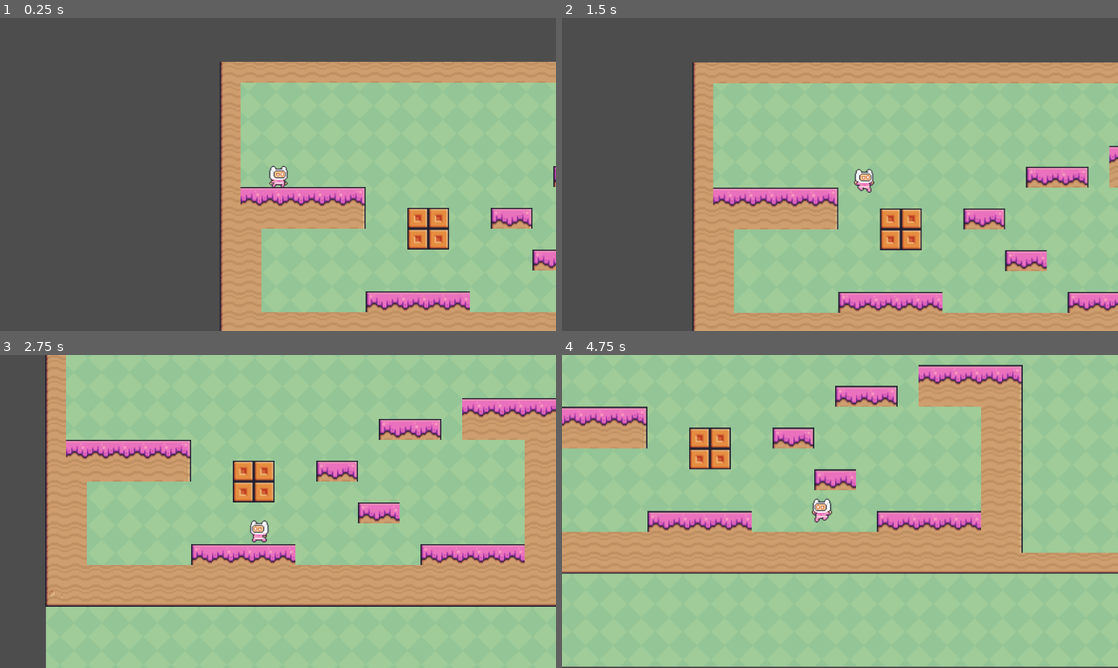
Above: before the commit, frames 1-4 (two rows, left to right).
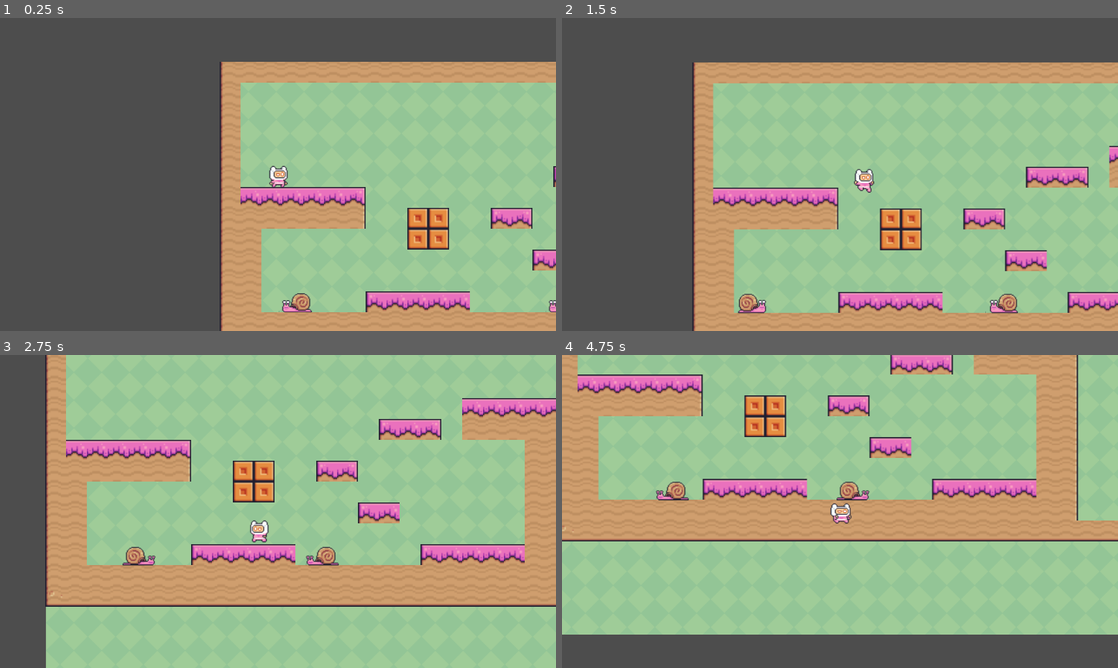
Above: after the commit, the same moments.

Repository: yi2003/platformer
Game: Godot game, scene res://scenes/level_root.tscn
Two runs of this game, one before a commit and one after it. Both use one fixed random seed, a clock stepped at 60 frames per second and the inputs below.
Inputs:
- Up to frame 1 (0.25 s): no input
- Up to frame 2 (1.5 s): hold D (move_right) from 0.53 s (still down); tap Space (jump) at 0.77 s
- Up to frame 3 (2.75 s): tap Space (jump) at 1.52 s; release D (move_right) at 2.03 s; hold A (move_left) from 2.03 s (still down)
- Up to frame 4 (4.75 s): release A (move_left) at 2.78 s; hold D (move_right) 2.78-4.28 s; tap Space (jump) at 3.02, 3.77, 4.52 s; hold A (move_left) from 4.28 s (still down)

The runs differ from the first frame. In frame 1, 0.3% of the frame differs, in the area x 50-100%, y 87-94%; in frame 2, 0.5%; in frame 3, 0.5%; in frame 4, 52%, in the area x 0-100%, y 0-100%.

Commit message:
Add snail enemy with patrol AI and stomp mechanic
- Snail patrols left/right, flips at walls with cooldown
- StompArea on top: player landing on snail kills it, bounces player
- BodyArea: side contact kills player, shell state can be kicked
- Animations: idle, walk, hit, shell_idle, shell_top_hit, shell_wall_hit
- Prevents wall climbing via velocity clamp
- Sprite facing corrected for left-facing source art

Co-Authored-By: Claude Opus 4.7 <noreply@anthropic.com>

Diff:
--- /dev/null
+++ b/assets/snail_sprite_frames.tres
@@ -0,0 +1,356 @@
+[gd_resource type="SpriteFrames" format=3 uid="uid://dr2tsyskxg3jp"]
+
+[ext_resource type="Texture2D" uid="uid://dap537fy6bi8x" path="res://assets/images/Snail/Idle (38x24).png" id="1"]
+[ext_resource type="Texture2D" uid="uid://b0dma1jjo3cel" path="res://assets/images/Snail/Walk (38x24).png" id="2"]
+[ext_resource type="Texture2D" uid="uid://cb65etdmh68br" path="res://assets/images/Snail/Hit (38x24).png" id="3"]
+[ext_resource type="Texture2D" uid="uid://binhsjthssnnj" path="res://assets/images/Snail/Shell Idle (38x24).png" id="4"]
+[ext_resource type="Texture2D" uid="uid://bjlmxewjmpoo" path="res://assets/images/Snail/Shell Top Hit (38x24).png" id="5"]
+[ext_resource type="Texture2D" uid="uid://bnv33tkpqv6bn" path="res://assets/images/Snail/Shell Wall Hit (38x24).png" id="6"]
+
+[sub_resource type="AtlasTexture" id="AtlasTexture_req1t"]
+atlas = ExtResource("3")
+region = Rect2(0, 0, 38, 24)
+
+[sub_resource type="AtlasTexture" id="AtlasTexture_itjax"]
+atlas = ExtResource("3")
+region = Rect2(38, 0, 38, 24)
+
+[sub_resource type="AtlasTexture" id="AtlasTexture_wrpay"]
+atlas = ExtResource("3")
+region = Rect2(76, 0, 38, 24)
+
+[sub_resource type="AtlasTexture" id="AtlasTexture_n8poi"]
+atlas = ExtResource("3")
+region = Rect2(114, 0, 38, 24)
+
+[sub_resource type="AtlasTexture" id="AtlasTexture_lj0yx"]
+atlas = ExtResource("3")
+region = Rect2(152, 0, 38, 24)
+
+[sub_resource type="AtlasTexture" id="AtlasTexture_87lh6"]
+atlas = ExtResource("1")
+region = Rect2(0, 0, 38, 24)
+
+[sub_resource type="AtlasTexture" id="AtlasTexture_t8kcx"]
+atlas = ExtResource("1")
+region = Rect2(38, 0, 38, 24)
+
+[sub_resource type="AtlasTexture" id="AtlasTexture_oq6jk"]
+atlas = ExtResource("1")
+region = Rect2(76, 0, 38, 24)
+
+[sub_resource type="AtlasTexture" id="AtlasTexture_tlrmc"]
+atlas = ExtResource("1")
+region = Rect2(114, 0, 38, 24)
+
+[sub_resource type="AtlasTexture" id="AtlasTexture_jbuxk"]
+atlas = ExtResource("1")
+region = Rect2(152, 0, 38, 24)
+
+[sub_resource type="AtlasTexture" id="AtlasTexture_adh35"]
+atlas = ExtResource("1")
+region = Rect2(190, 0, 38, 24)
+
+[sub_resource type="AtlasTexture" id="AtlasTexture_rkiux"]
+atlas = ExtResource("1")
+region = Rect2(228, 0, 38, 24)
+
+[sub_resource type="AtlasTexture" id="AtlasTexture_hdkmi"]
+atlas = ExtResource("1")
+region = Rect2(266, 0, 38, 24)
+
+[sub_resource type="AtlasTexture" id="AtlasTexture_rp715"]
+atlas = ExtResource("1")
+region = Rect2(304, 0, 38, 24)
+
+[sub_resource type="AtlasTexture" id="AtlasTexture_b2ch4"]
+atlas = ExtResource("1")
+region = Rect2(342, 0, 38, 24)
+
+[sub_resource type="AtlasTexture" id="AtlasTexture_4f1tl"]
+atlas = ExtResource("1")
+region = Rect2(380, 0, 38, 24)
+
+[sub_resource type="AtlasTexture" id="AtlasTexture_jr7io"]
+atlas = ExtResource("1")
+region = Rect2(418, 0, 38, 24)
+
+[sub_resource type="AtlasTexture" id="AtlasTexture_47d4l"]
+atlas = ExtResource("1")
+region = Rect2(456, 0, 38, 24)
+
+[sub_resource type="AtlasTexture" id="AtlasTexture_ffrwb"]
+atlas = ExtResource("1")
+region = Rect2(494, 0, 38, 24)
+
+[sub_resource type="AtlasTexture" id="AtlasTexture_23xr8"]
+atlas = ExtResource("1")
+region = Rect2(532, 0, 38, 24)
+
+[sub_resource type="AtlasTexture" id="AtlasTexture_uj2is"]
+atlas = ExtResource("4")
+region = Rect2(0, 0, 38, 24)
+
+[sub_resource type="AtlasTexture" id="AtlasTexture_wet87"]
+atlas = ExtResource("4")
+region = Rect2(38, 0, 38, 24)
+
+[sub_resource type="AtlasTexture" id="AtlasTexture_3q5k7"]
+atlas = ExtResource("4")
+region = Rect2(76, 0, 38, 24)
+
+[sub_resource type="AtlasTexture" id="AtlasTexture_lxtfk"]
+atlas = ExtResource("4")
+region = Rect2(114, 0, 38, 24)
+
+[sub_resource type="AtlasTexture" id="AtlasTexture_0ibcq"]
+atlas = ExtResource("4")
+region = Rect2(152, 0, 38, 24)
+
+[sub_resource type="AtlasTexture" id="AtlasTexture_8ydcx"]
+atlas = ExtResource("4")
+region = Rect2(190, 0, 38, 24)
+
+[sub_resource type="AtlasTexture" id="AtlasTexture_aahn1"]
+atlas = ExtResource("5")
+region = Rect2(0, 0, 38, 24)
+
+[sub_resource type="AtlasTexture" id="AtlasTexture_y4cep"]
+atlas = ExtResource("5")
+region = Rect2(38, 0, 38, 24)
+
+[sub_resource type="AtlasTexture" id="AtlasTexture_wovct"]
+atlas = ExtResource("5")
+region = Rect2(76, 0, 38, 24)
+
+[sub_resource type="AtlasTexture" id="AtlasTexture_olrin"]
+atlas = ExtResource("5")
+region = Rect2(114, 0, 38, 24)
+
+[sub_resource type="AtlasTexture" id="AtlasTexture_dlpfx"]
+atlas = ExtResource("5")
+region = Rect2(152, 0, 38, 24)
+
+[sub_resource type="AtlasTexture" id="AtlasTexture_h5o40"]
+atlas = ExtResource("6")
+region = Rect2(0, 0, 38, 24)
+
+[sub_resource type="AtlasTexture" id="AtlasTexture_nmulb"]
+atlas = ExtResource("6")
+region = Rect2(38, 0, 38, 24)
+
+[sub_resource type="AtlasTexture" id="AtlasTexture_are8g"]
+atlas = ExtResource("6")
+region = Rect2(76, 0, 38, 24)
+
+[sub_resource type="AtlasTexture" id="AtlasTexture_xm6v2"]
+atlas = ExtResource("6")
+region = Rect2(114, 0, 38, 24)
+
+[sub_resource type="AtlasTexture" id="AtlasTexture_gar1i"]
+atlas = ExtResource("2")
+region = Rect2(0, 0, 38, 24)
+
+[sub_resource type="AtlasTexture" id="AtlasTexture_rnvc1"]
+atlas = ExtResource("2")
+region = Rect2(38, 0, 38, 24)
+
+[sub_resource type="AtlasTexture" id="AtlasTexture_ud87l"]
+atlas = ExtResource("2")
+region = Rect2(76, 0, 38, 24)
+
+[sub_resource type="AtlasTexture" id="AtlasTexture_qkpxg"]
+atlas = ExtResource("2")
+region = Rect2(114, 0, 38, 24)
+
+[sub_resource type="AtlasTexture" id="AtlasTexture_mg7lj"]
+atlas = ExtResource("2")
+region = Rect2(152, 0, 38, 24)
+
+[sub_resource type="AtlasTexture" id="AtlasTexture_ihx7a"]
+atlas = ExtResource("2")
+region = Rect2(190, 0, 38, 24)
+
+[sub_resource type="AtlasTexture" id="AtlasTexture_70jmu"]
+atlas = ExtResource("2")
+region = Rect2(228, 0, 38, 24)
+
+[sub_resource type="AtlasTexture" id="AtlasTexture_hag67"]
+atlas = ExtResource("2")
+region = Rect2(266, 0, 38, 24)
+
+[sub_resource type="AtlasTexture" id="AtlasTexture_8vbqa"]
+atlas = ExtResource("2")
+region = Rect2(304, 0, 38, 24)
+
+[sub_resource type="AtlasTexture" id="AtlasTexture_oisse"]
+atlas = ExtResource("2")
+region = Rect2(342, 0, 38, 24)
+
+[resource]
+animations = [{
+"frames": [{
+"duration": 1.0,
+"texture": SubResource("AtlasTexture_req1t")
+}, {
+"duration": 1.0,
+"texture": SubResource("AtlasTexture_itjax")
+}, {
+"duration": 1.0,
+"texture": SubResource("AtlasTexture_wrpay")
+}, {
+"duration": 1.0,
+"texture": SubResource("AtlasTexture_n8poi")
+}, {
+"duration": 1.0,
+"texture": SubResource("AtlasTexture_lj0yx")
+}],
+"loop": false,
+"name": &"hit",
+"speed": 5.0
+}, {
+"frames": [{
+"duration": 1.0,
+"texture": SubResource("AtlasTexture_87lh6")
+}, {
+"duration": 1.0,
+"texture": SubResource("AtlasTexture_t8kcx")
+}, {
+"duration": 1.0,
+"texture": SubResource("AtlasTexture_oq6jk")
+}, {
+"duration": 1.0,
+"texture": SubResource("AtlasTexture_tlrmc")
+}, {
+"duration": 1.0,
+"texture": SubResource("AtlasTexture_jbuxk")
+}, {
+"duration": 1.0,
+"texture": SubResource("AtlasTexture_adh35")
+}, {
+"duration": 1.0,
+"texture": SubResource("AtlasTexture_rkiux")
+}, {
+"duration": 1.0,
+"texture": SubResource("AtlasTexture_hdkmi")
+}, {
+"duration": 1.0,
+"texture": SubResource("AtlasTexture_rp715")
+}, {
+"duration": 1.0,
+"texture": SubResource("AtlasTexture_b2ch4")
+}, {
+"duration": 1.0,
+"texture": SubResource("AtlasTexture_4f1tl")
+}, {
+"duration": 1.0,
+"texture": SubResource("AtlasTexture_jr7io")
+}, {
+"duration": 1.0,
+"texture": SubResource("AtlasTexture_47d4l")
+}, {
+"duration": 1.0,
+"texture": SubResource("AtlasTexture_ffrwb")
+}, {
+"duration": 1.0,
+"texture": SubResource("AtlasTexture_23xr8")
+}],
+"loop": true,
+"name": &"idle",
+"speed": 5.0
+}, {
+"frames": [{
+"duration": 1.0,
+"texture": SubResource("AtlasTexture_uj2is")
+}, {
+"duration": 1.0,
+"texture": SubResource("AtlasTexture_wet87")
+}, {
+"duration": 1.0,
+"texture": SubResource("AtlasTexture_3q5k7")
+}, {
+"duration": 1.0,
+"texture": SubResource("AtlasTexture_lxtfk")
+}, {
+"duration": 1.0,
+"texture": SubResource("AtlasTexture_0ibcq")
+}, {
+"duration": 1.0,
+"texture": SubResource("AtlasTexture_8ydcx")
+}],
+"loop": true,
+"name": &"shell_idle",
+"speed": 5.0
+}, {
+"frames": [{
+"duration": 1.0,
+"texture": SubResource("AtlasTexture_aahn1")
+}, {
+"duration": 1.0,
+"texture": SubResource("AtlasTexture_y4cep")
+}, {
+"duration": 1.0,
+"texture": SubResource("AtlasTexture_wovct")
+}, {
+"duration": 1.0,
+"texture": SubResource("AtlasTexture_olrin")
+}, {
+"duration": 1.0,
+"texture": SubResource("AtlasTexture_dlpfx")
+}],
+"loop": false,
+"name": &"shell_top_hit",
+"speed": 5.0
+}, {
+"frames": [{
+"duration": 1.0,
+"texture": SubResource("AtlasTexture_h5o40")
+}, {
+"duration": 1.0,
+"texture": SubResource("AtlasTexture_nmulb")
+}, {
+"duration": 1.0,
+"texture": SubResource("AtlasTexture_are8g")
+}, {
+"duration": 1.0,
+"texture": SubResource("AtlasTexture_xm6v2")
+}],
+"loop": false,
+"name": &"shell_wall_hit",
+"speed": 5.0
+}, {
+"frames": [{
+"duration": 1.0,
+"texture": SubResource("AtlasTexture_gar1i")
+}, {
+"duration": 1.0,
+"texture": SubResource("AtlasTexture_rnvc1")
+}, {
+"duration": 1.0,
+"texture": SubResource("AtlasTexture_ud87l")
+}, {
+"duration": 1.0,
+"texture": SubResource("AtlasTexture_qkpxg")
+}, {
+"duration": 1.0,
+"texture": SubResource("AtlasTexture_mg7lj")
+}, {
+"duration": 1.0,
+"texture": SubResource("AtlasTexture_ihx7a")
+}, {
+"duration": 1.0,
+"texture": SubResource("AtlasTexture_70jmu")
+}, {
+"duration": 1.0,
+"texture": SubResource("AtlasTexture_hag67")
+}, {
+"duration": 1.0,
+"texture": SubResource("AtlasTexture_8vbqa")
+}, {
+"duration": 1.0,
+"texture": SubResource("AtlasTexture_oisse")
+}],
+"loop": true,
+"name": &"walk",
+"speed": 5.0
+}]
--- a/scenes/level_root.tscn
+++ b/scenes/level_root.tscn
@@ -3,6 +3,7 @@
 [ext_resource type="Texture2D" uid="uid://l8yvn16pvwf4" path="res://assets/images/Background/Green.png" id="1_w3gk0"]
 [ext_resource type="Texture2D" uid="uid://bbxqwxg2leyoc" path="res://assets/images/Tilemap/Terrain (16x16).png" id="1_ypoqj"]
 [ext_resource type="PackedScene" uid="uid://dc7mwfl6mev0b" path="res://scenes/player.tscn" id="2_w3gk0"]
+[ext_resource type="PackedScene" uid="uid://dffwsp72m3yup" path="res://scenes/snail.tscn" id="4_1vg6f"]
 
 [sub_resource type="TileSetAtlasSource" id="TileSetAtlasSource_1vg6f"]
 texture = ExtResource("1_ypoqj")
@@ -196,3 +197,9 @@
 
 [node name="Player" parent="." unique_id=574882601 instance=ExtResource("2_w3gk0")]
 position = Vector2(153, 277)
+
+[node name="Snail" parent="." unique_id=2120998452 instance=ExtResource("4_1vg6f")]
+position = Vector2(208, 560)
+
+[node name="Snail2" parent="." unique_id=189829630 instance=ExtResource("4_1vg6f")]
+position = Vector2(822, 560)
--- /dev/null
+++ b/scenes/snail.tscn
@@ -0,0 +1,46 @@
+[gd_scene format=3 uid="uid://dffwsp72m3yup"]
+
+[ext_resource type="Script" uid="uid://djby8gm2ooouu" path="res://scripts/snail.gd" id="1"]
+[ext_resource type="SpriteFrames" uid="uid://dr2tsyskxg3jp" path="res://assets/snail_sprite_frames.tres" id="2"]
+
+[sub_resource type="RectangleShape2D" id="RectangleShape2D_body"]
+size = Vector2(59, 20)
+
+[sub_resource type="RectangleShape2D" id="RectangleShape2D_stomp"]
+size = Vector2(40, 10)
+
+[sub_resource type="RectangleShape2D" id="RectangleShape2D_hit"]
+size = Vector2(50, 28)
+
+[node name="Snail" type="CharacterBody2D" unique_id=189829630]
+collision_layer = 2
+script = ExtResource("1")
+
+[node name="AnimatedSprite2D" type="AnimatedSprite2D" parent="." unique_id=832304220]
+position = Vector2(0, 6)
+scale = Vector2(2, 2)
+sprite_frames = ExtResource("2")
+animation = &"hit"
+autoplay = "walk"
+frame = 4
+frame_progress = 1.0
+
+[node name="CollisionShape2D" type="CollisionShape2D" parent="." unique_id=1077942550]
+position = Vector2(5.5, 19)
+shape = SubResource("RectangleShape2D_body")
+
+[node name="StompArea" type="Area2D" parent="."]
+collision_layer = 4
+collision_mask = 1
+
+[node name="CollisionShape2D" type="CollisionShape2D" parent="StompArea"]
+position = Vector2(0, -14)
+shape = SubResource("RectangleShape2D_stomp")
+
+[node name="BodyArea" type="Area2D" parent="."]
+collision_layer = 4
+collision_mask = 1
+
+[node name="CollisionShape2D" type="CollisionShape2D" parent="BodyArea"]
+position = Vector2(0, 10)
+shape = SubResource("RectangleShape2D_hit")
--- a/scenes/test_level.tscn
+++ b/scenes/test_level.tscn
@@ -1,8 +1,9 @@
-[gd_scene load_steps=7 format=3]
+[gd_scene load_steps=8 format=3]
 
 [ext_resource type="PackedScene" path="res://scenes/player.tscn" id="1"]
 [ext_resource type="Texture2D" path="res://assets/images/Background/Blue.png" id="2"]
 [ext_resource type="Texture2D" path="res://assets/images/Tilemap/Terrain (16x16).png" id="3"]
+[ext_resource type="PackedScene" path="res://scenes/snail.tscn" id="4"]
 
 [sub_resource type="RectangleShape2D" id="RectangleShape2D_floor"]
 size = Vector2(1200, 40)
@@ -59,3 +60,6 @@
 
 [node name="Player" parent="." instance=ExtResource("1")]
 position = Vector2(-200, 520)
+
+[node name="Snail" parent="." instance=ExtResource("4")]
+position = Vector2(100, 550)
--- /dev/null
+++ b/scripts/snail.gd
@@ -0,0 +1,109 @@
+class_name Snail
+extends CharacterBody2D
+
+enum State { PATROL, HIT, SHELL }
+
+const MOVE_SPEED := 60.0
+const GRAVITY := 980.0
+const SHELL_SPEED := 250.0
+const HIT_DURATION := 0.3
+
+var state: State = State.PATROL
+var direction: int = -1
+var can_flip: bool = true
+
+var _hit_timer: float = 0.0
+var _flip_cooldown: float = 0.0
+
+@onready var sprite: AnimatedSprite2D = $AnimatedSprite2D
+@onready var stomp_area: Area2D = $StompArea
+@onready var body_area: Area2D = $BodyArea
+
+
+func _ready() -> void:
+	sprite.play(&"walk")
+	sprite.scale.x = abs(sprite.scale.x) * -direction
+	stomp_area.body_entered.connect(_on_stomp_area_body_entered)
+	body_area.body_entered.connect(_on_body_area_body_entered)
+
+
+func _physics_process(delta: float) -> void:
+	match state:
+		State.PATROL:
+			_process_patrol(delta)
+		State.HIT:
+			_process_hit(delta)
+		State.SHELL:
+			_process_shell(delta)
+
+	move_and_slide()
+
+	_flip_cooldown = maxf(0.0, _flip_cooldown - delta)
+
+	if is_on_wall():
+		velocity.y = maxf(velocity.y, 0.0)
+		var moving_into_wall := signi(velocity.x) == -signi(get_wall_normal().x)
+		if moving_into_wall:
+			if state == State.PATROL and _flip_cooldown <= 0.0:
+				_flip_direction()
+			elif state == State.SHELL and abs(velocity.x) > 20.0 and _flip_cooldown <= 0.0:
+				_bounce_shell()
+
+
+func _process_patrol(delta: float) -> void:
+	velocity.y += GRAVITY * delta
+	velocity.x = direction * MOVE_SPEED
+
+
+func _process_hit(delta: float) -> void:
+	velocity.x = 0.0
+	velocity.y += GRAVITY * delta
+	_hit_timer += delta
+	if _hit_timer >= HIT_DURATION:
+		state = State.SHELL
+		sprite.play(&"shell_idle")
+
+
+func _process_shell(delta: float) -> void:
+	velocity.y += GRAVITY * delta
+	velocity.x = move_toward(velocity.x, 0.0, 500.0 * delta)
+
+
+func die() -> void:
+	if state != State.PATROL:
+		return
+	state = State.HIT
+	_hit_timer = 0.0
+	sprite.play(&"hit")
+	stomp_area.set_deferred("monitoring", false)
+	body_area.set_deferred("monitoring", false)
+
+
+func _flip_direction() -> void:
+	direction *= -1
+	sprite.scale.x = abs(sprite.scale.x) * -direction
+	_flip_cooldown = 0.3
+
+
+func _bounce_shell() -> void:
+	direction *= -1
+	velocity.x = direction * SHELL_SPEED
+	sprite.scale.x = abs(sprite.scale.x) * -direction
+	_flip_cooldown = 0.3
+
+
+func _on_stomp_area_body_entered(body: Node2D) -> void:
+	if body is Player and body.velocity.y > 0.0:
+		body.velocity.y = -200.0  # bounce player up
+		die()
+
+
+func _on_body_area_body_entered(body: Node2D) -> void:
+	if body is Player and state == State.PATROL:
+		body.die()
+	elif body is Player and state == State.SHELL:
+		# Kick shell away from player
+		state = State.SHELL
+		direction = 1 if body.global_position.x < global_position.x else -1
+		velocity.x = direction * SHELL_SPEED
+		sprite.play(&"shell_wall_hit")
Not shown, added: scripts/snail.gd.uid
